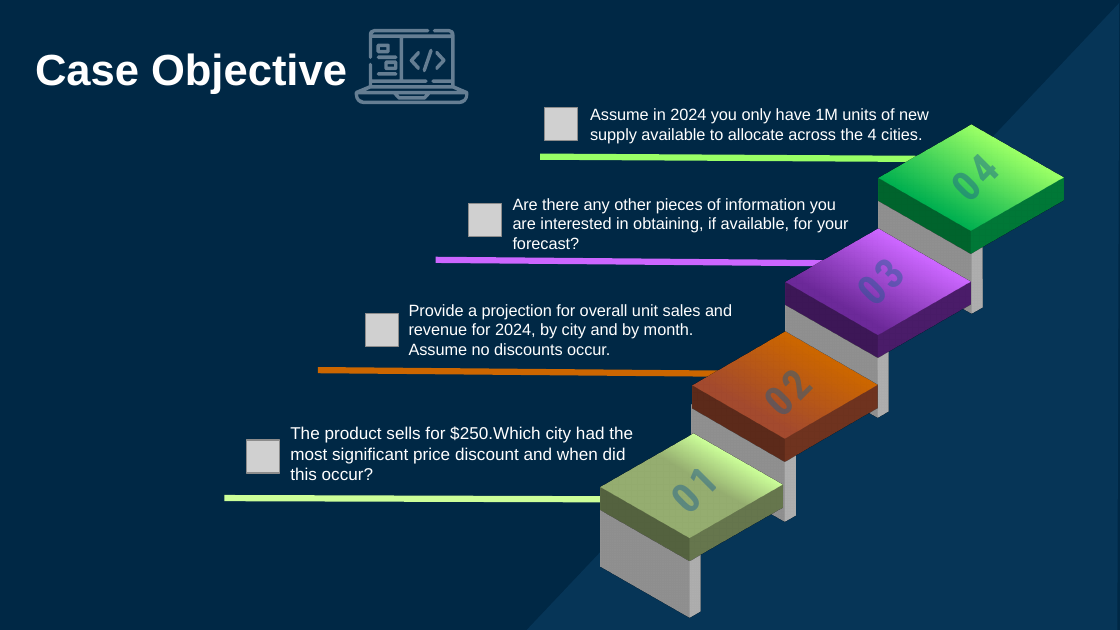
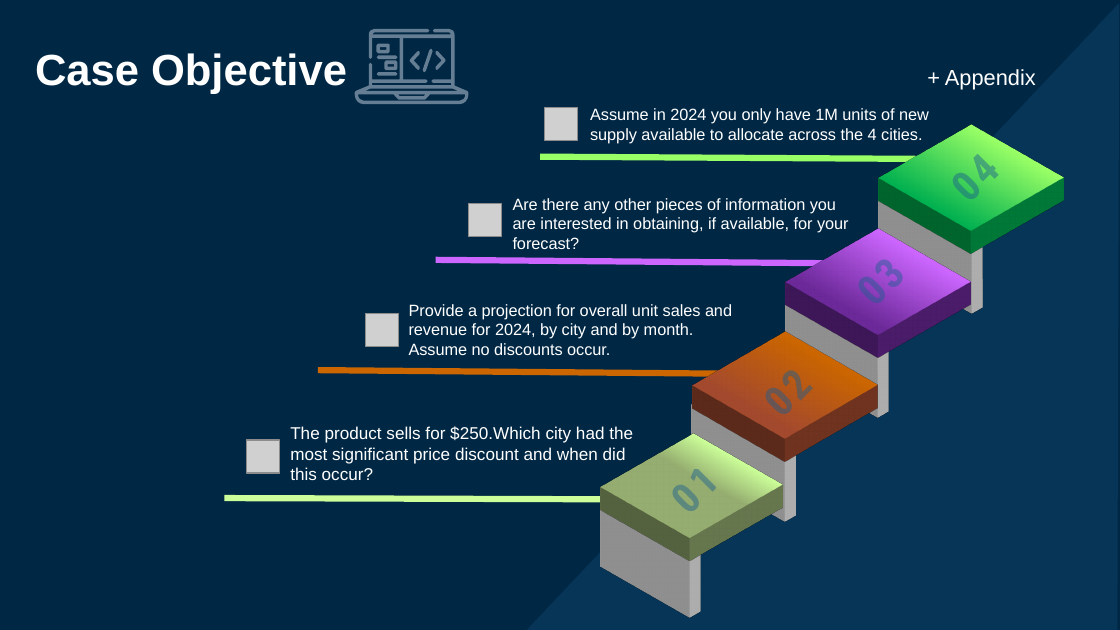
Before and after one commit to vamshi694/Apple_Case_Study, a slide deck: slide 3 of Data/Apple_Case_Study_Presentation_VAMSHI_MUGALA.pptx. Drawn at 1120x630 pixels with LibreOffice and Linux fonts; fonts in the diff are those of the drawing; grey boxes stand for pictures. Boxes give left, top, right and bottom in pixels: in the first picture for what was removed or moved away, otherwise in the second. Text is boxed around its words. In the diff, an @@ line names an element or a change of style, - is before the commit and + after.

```diff
--- a/Data/Apple_Case_Study_Presentation_VAMSHI_MUGALA.pptx
+++ b/Data/Apple_Case_Study_Presentation_VAMSHI_MUGALA.pptx
@@ text added at (x1=945, y1=69, x2=1036, y2=90), 14 pt, text #FFFFFF @@
++ Appendix
```
Also in this commit, not shown: 3 other slides changed, 4 slides added, 3 other files.
